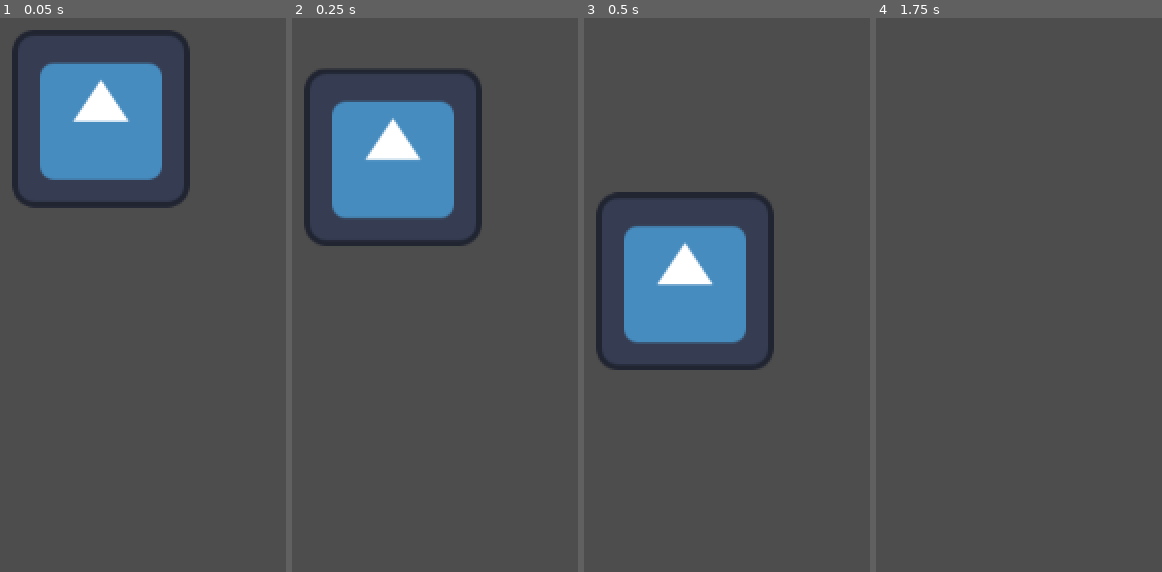
Above: before the commit, frames 1-4 (left to right).
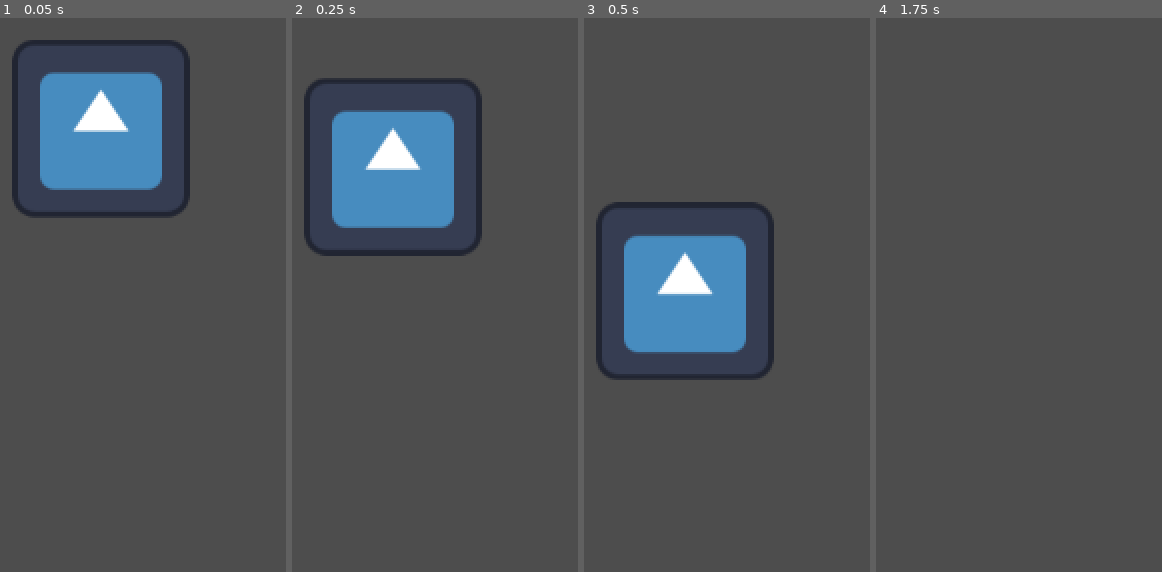
Above: after the commit, the same moments.

Repository: PhilipRomeoMueller/Fortaria
Game: Godot game, scene res://scenes/main.tscn
Two runs of this game, one before a commit and one after it. Both use one fixed random seed, a clock stepped at 60 frames per second and the inputs below. The engine's default icon, where the game draws it, is replaced by a stand-in: a white triangle on a blue panel in a dark square.
Inputs:
- Up to frame 1 (0.05 s): no input
- Up to frame 2 (0.25 s): no input
- Up to frame 3 (0.5 s): no input
- Up to frame 4 (1.75 s): tap Enter (ui_accept) at 0.5, 0.6, 0.77, 1.07, 1.25, 1.35, 1.52 s; hold Right (ui_right) from 0.53 s (still down)

The runs differ from the first frame. In frame 1, 5.2% of the frame differs, in the area x 4-67%, y 2-37%; in frame 2, 5.2%; in frame 3, 5.1%; in frame 4, nothing differs.

Commit message:
Fortaria test 1
I tested the Import

Diff:
--- a/project.godot
+++ b/project.godot
@@ -12,7 +12,7 @@
 
 config/name="Fortaria"
 run/main_scene="res://scenes/main.tscn"
-config/features=PackedStringArray("4.3", "GL Compatibility")
+config/features=PackedStringArray("4.5", "GL Compatibility")
 config/icon="res://icon.svg"
 
 [rendering]
--- /dev/null
+++ b/scenes/character_body_2d.tscn
@@ -0,0 +1,10 @@
+[gd_scene load_steps=3 format=3 uid="uid://dwjscd4y486yo"]
+
+[ext_resource type="Texture2D" uid="uid://bygvii7qqth1p" path="res://icon.svg" id="1_g2brh"]
+[ext_resource type="Script" uid="uid://chvxrso7xg4bn" path="res://scripts/sprite_2d.gd" id="2_dn4c7"]
+
+[node name="CharacterBody2D" type="CharacterBody2D"]
+script = ExtResource("2_dn4c7")
+
+[node name="Sprite2D" type="Sprite2D" parent="."]
+texture = ExtResource("1_g2brh")
--- a/scenes/main.tscn
+++ b/scenes/main.tscn
@@ -1,10 +1,10 @@
 [gd_scene load_steps=2 format=3 uid="uid://rusumuaao550"]
 
-[ext_resource type="PackedScene" uid="uid://xev8a47mi4jo" path="res://scenes/testbody.tscn" id="1_hi72m"]
+[ext_resource type="PackedScene" uid="uid://dwjscd4y486yo" path="res://scenes/character_body_2d.tscn" id="1_o5qli"]
 
 [node name="Node2D" type="Node2D"]
 
-[node name="Testbody" parent="." instance=ExtResource("1_hi72m")]
-position = Vector2(2, -1)
+[node name="Camera2D" type="Camera2D" parent="."]
 
-[node name="Camera2D" type="Camera2D" parent="."]
+[node name="CharacterBody2D" parent="." instance=ExtResource("1_o5qli")]
+position = Vector2(0, 3)
--- /dev/null
+++ b/scripts/sprite_2d.gd
@@ -0,0 +1,25 @@
+extends CharacterBody2D
+
+
+const SPEED = 300.0
+const JUMP_VELOCITY = -400.0
+
+
+func _physics_process(delta: float) -> void:
+	# Add the gravity.
+	if not is_on_floor():
+		velocity += get_gravity() * delta
+
+	# Handle jump.
+	if Input.is_action_just_pressed("ui_accept") and is_on_floor():
+		velocity.y = JUMP_VELOCITY
+
+	# Get the input direction and handle the movement/deceleration.
+	# As good practice, you should replace UI actions with custom gameplay actions.
+	var direction := Input.get_axis("ui_left", "ui_right")
+	if direction:
+		velocity.x = direction * SPEED
+	else:
+		velocity.x = move_toward(velocity.x, 0, SPEED)
+
+	move_and_slide()
Not shown, changed: icon.svg.import
Not shown, added: scripts/sprite_2d.gd.uid
Not shown, added: scripts/testbody.gd.uid
